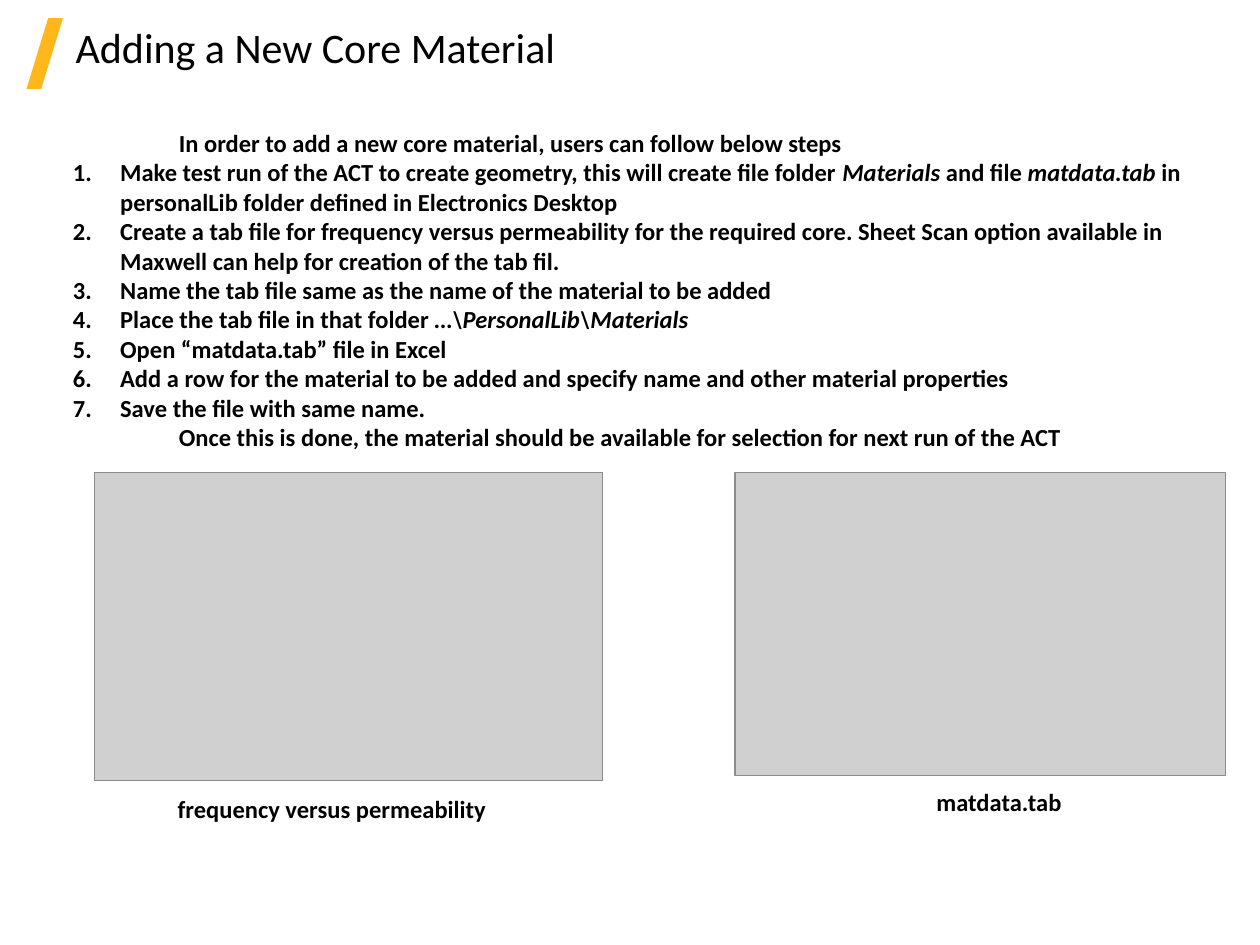
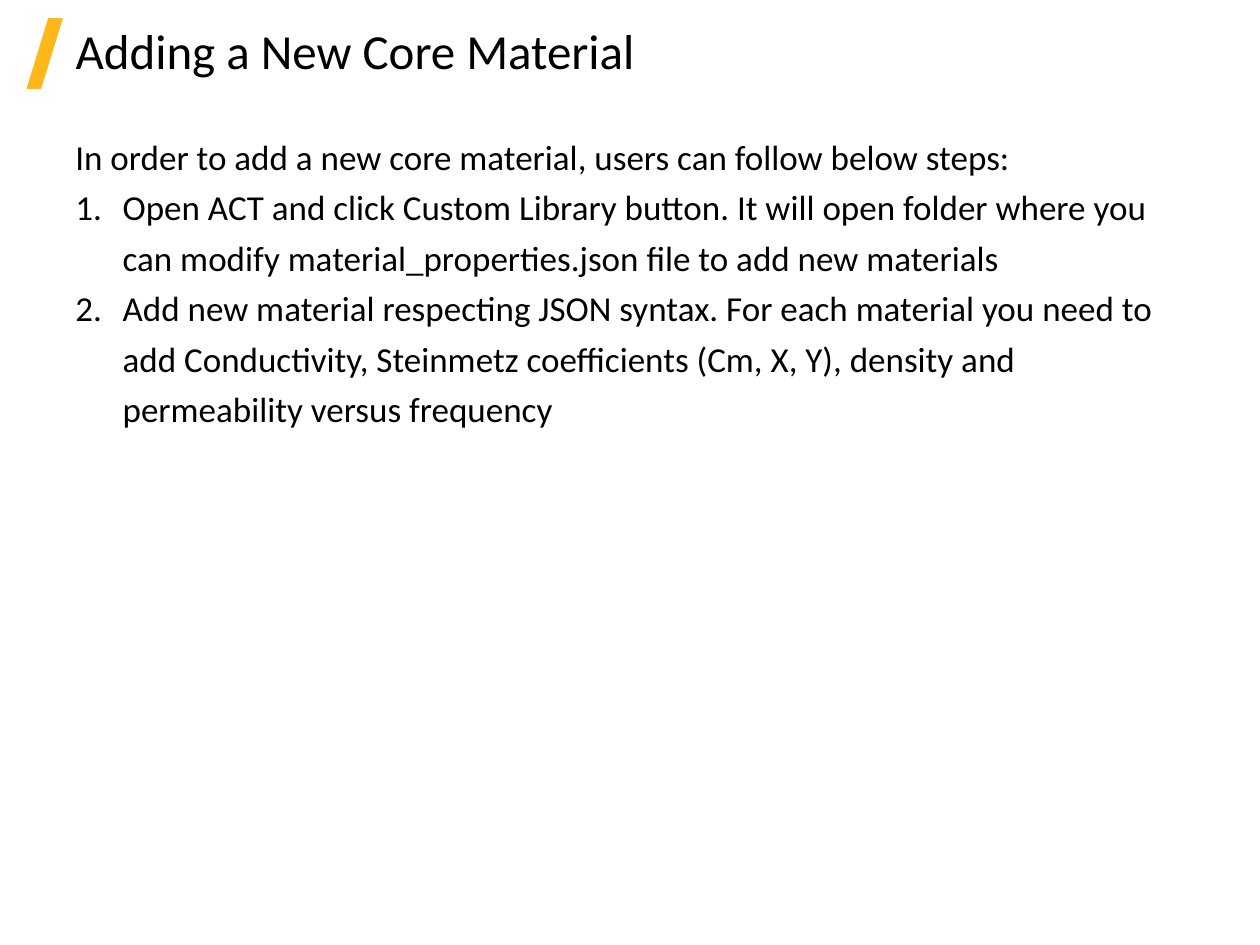
Before and after one commit to beliaev-maksim/ansys-electronic-transformer, a slide deck: slide 15 of help_source(internal)/ETK_2021R1.pptx (slide 16 before the commit). Drawn at 1260x945 pixels with LibreOffice and Linux fonts; fonts in the diff are those of the drawing; grey boxes stand for pictures; background and template pictures are left out. Boxes give left, top, right and bottom in pixels: in the first picture for what was removed or moved away, otherwise in the second. Text is boxed around its words. In the diff, an @@ line names an element or a change of style, - is before the commit and + after.

```diff
--- a/help_source(internal)/ETK_2021R1.pptx
+++ b/help_source(internal)/ETK_2021R1.pptx
@@ title "Adding a New Core Material" at bbox=[76, 35, 634, 78]: size 24 to 28 pt @@
@@ text at bbox=[75, 145, 1152, 428]: text changed; size 14 to 20 pt; bold off @@
-In order to add a new core material, users can follow below steps
-1. Make test run of the ACT to create geometry, this will create file folder Materials and file matdata.tab in personalLib folder defined in Electronics Desktop
-2. Create a tab file for frequency versus permeability for the required core. Sheet Scan option available in Maxwell can help for creation of the tab fil.
-3. Name the tab file same as the name of the material to be added
-4. Place the tab file in that folder …\PersonalLib\Materials
-5. Open “matdata.tab” file in Excel
-6. Add a row for the material to be added and specify name and other material properties
-7. Save the file with same name.
-Once this is done, the material should be available for selection for next run of the ACT
+In order to add a new core material, users can follow below steps:
+1. Open ACT and click Custom Library button. It will open folder where you can modify material_properties.json file to add new materials
+2. Add new material respecting JSON syntax. For each material you need to add Conductivity, Steinmetz coefficients (Cm, X, Y), density and permeability versus frequency
@@ picture removed at bbox=[94, 472, 602, 781] @@
@@ picture removed at bbox=[735, 472, 1225, 776] @@
@@ text removed at bbox=[178, 800, 486, 822] @@
-frequency versus permeability
@@ text removed at bbox=[936, 793, 1061, 811] @@
-matdata.tab
```
Also in this commit, not shown: 18 other slides changed, 1 slide added, 2 slides removed, 8 other files.
